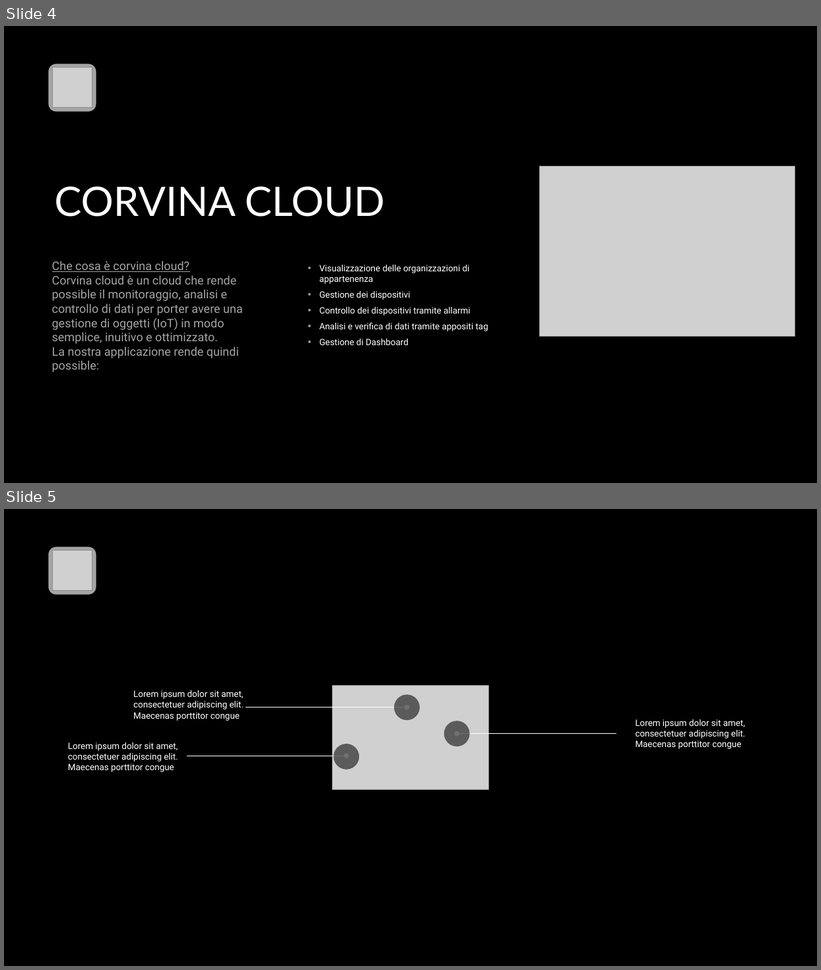
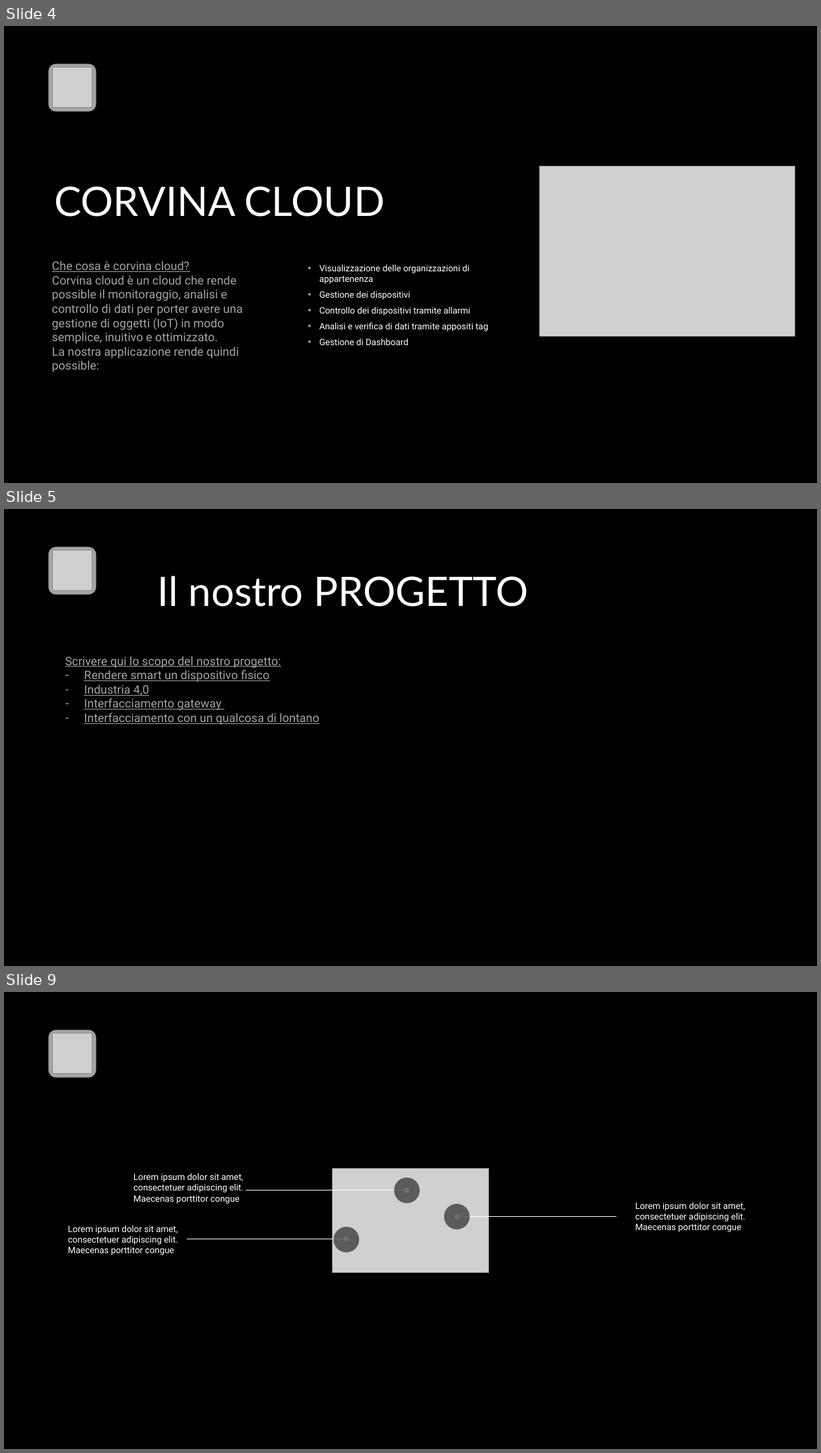
Before and after one commit to Corvina-project/CorvinaProject, a slide deck: presentazione.pptx. Shown one above the other, each under a label of ours: slides 4 and 5 before the commit, slides 4, 5 and 9 after it; the slides between them are not shown. The pictures are 821x970 and 821x1453 pixels, drawn with LibreOffice and Linux fonts; fonts in the diff are those of the drawing; grey boxes stand for pictures; background and template pictures are left out. Boxes give left, top, right and bottom in pixels: in the first picture for what was removed or moved away, otherwise in the second. Text is boxed around its words. In the diff, an @@ line names an element or a change of style, - is before the commit and + after.

```diff
--- a/presentazione.pptx
+++ b/presentazione.pptx
@@ slide 5 added at [4, 509, 817, 966], background #000000 @@
@@ rounded rectangle added at [48, 547, 96, 594], fill #A5A5A5 @@
@@ picture added at [52, 551, 92, 590] @@
@@ text added at [158, 576, 529, 607], 48 pt, text #FFFFFF @@
+Il nostro PROGETTO
@@ text added at [65, 656, 319, 725], 14 pt, text #A5A5A5, underline @@
+Scrivere qui lo scopo del nostro progetto:
+– Rendere smart un dispositivo fisico
+– Industria 4,0
+– Interfacciamento gateway
+– Interfacciamento con un qualcosa di lontano
@@ what was slide 5 is now slide 9 @@
```
Also in this commit, not shown: 3 other slides added.
